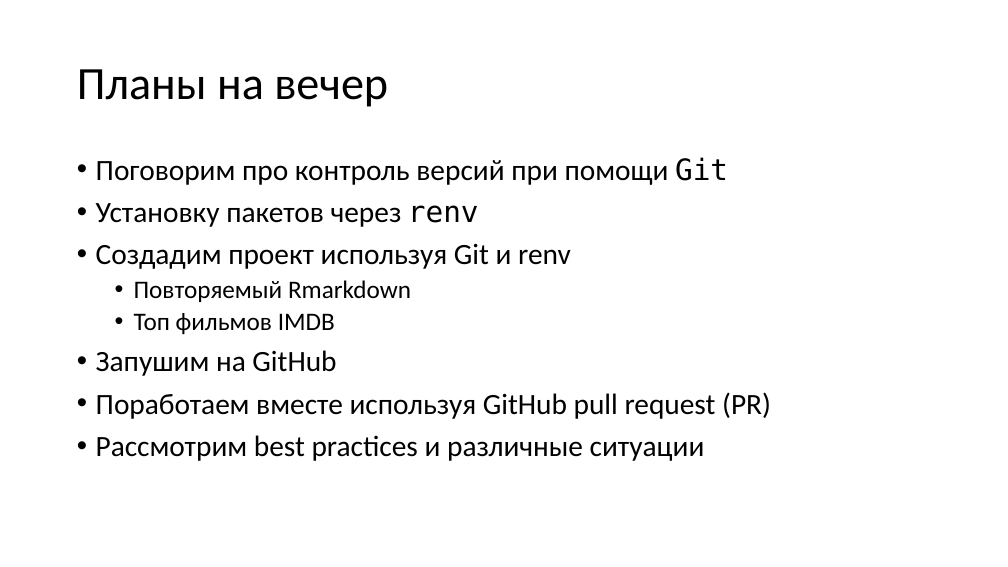
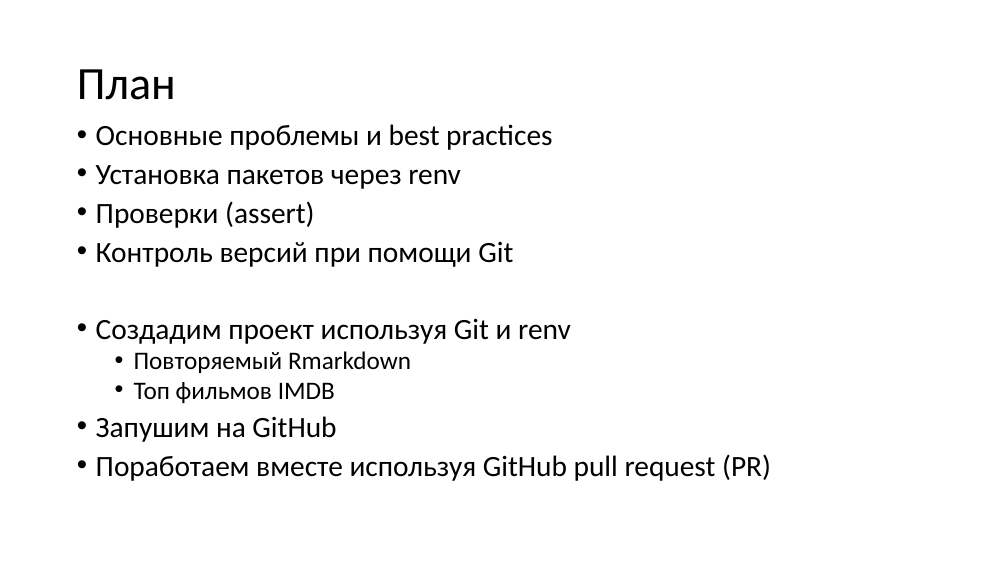
Before and after one commit to yoursdearboy/git-101, a slide deck: slide 2 of slides.pptx. Drawn at 1008x567 pixels with LibreOffice and Linux fonts; fonts in the diff are those of the drawing. Boxes give left, top, right and bottom in pixels: in the first picture for what was removed or moved away, otherwise in the second. Text is boxed around its words. In the diff, an @@ line names an element or a change of style, - is before the commit and + after.

```diff
--- a/slides.pptx
+++ b/slides.pptx
@@ title at (77, 69, 176, 100): text changed @@
-Планы на вечер
+План
@@ text "Основные проблемы и best practices": place and size @@
-text "Основные проблемы и best practices" at (96, 157, 771, 461)
+text "Основные проблемы и best practices" at (96, 124, 771, 481)
@@ text at (96, 124, 552, 267): text changed @@
-• Поговорим про контроль версий при помощи Git
-• Установку пакетов через renv
+• Основные проблемы и best practices
+• Установка пакетов через renv
+• Проверки (assert)
+• Контроль версий при помощи Git
@@ text at (96, 318, 771, 481): line spacing 0.9 to 0.8 @@
@@ text at (96, 435, 705, 461): paragraph removed @@
-• Рассмотрим best practices и различные ситуации
```
Also in this commit, not shown: 36 other slides changed, 20 slides added, 11 slides removed, 2 other files.
